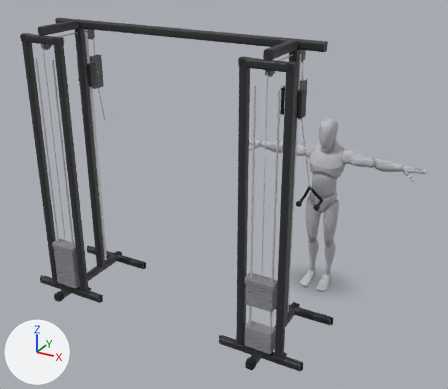
A saved change to the glTF model app/src/main/assets/mannequins/cable_crunch.glb.
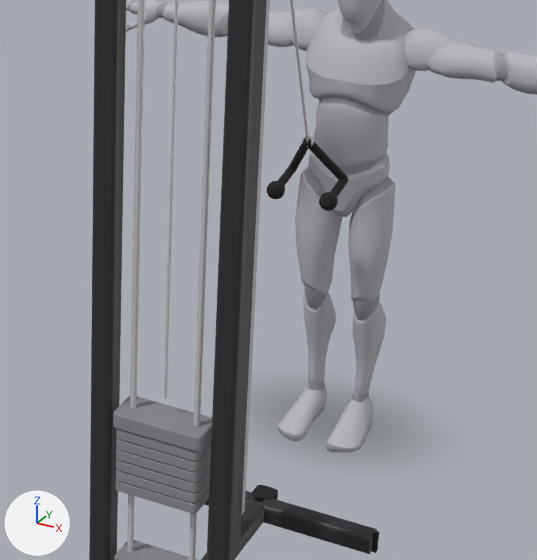
Each version appears first whole from a 50 mm camera at (1.91, -5.59, 3.58) aimed at (-0.77, -0.71, 1.14), and next in a close-up on the part from 46% to 86% of the width and 36% to 84% of the height. Arrows for +X, +Y and +Z are at lower left; the lights stay in place. The last two pictures show the newer version. Where no turn or scale is listed for an object, it has been applied to the vertices.

In view in the first close-up: 'body', 'body_1', 'cable_crossover_10', 'cable_crossover_11', 'cable_crossover_12', 'cable_crossover_13', 'cable_crossover_14', 'cable_crossover_2', 'cable_crossover_7', 'cable_crossover_8', 'cable_crossover_9', 'cable_crossover_l_10', 'cable_crossover_l_11', 'cable_crossover_l_13', 'cable_crossover_l_3', 'cable_crossover_l_31', 'cable_crossover_l_32', 'cable_crossover_l_33', 'cable_crossover_l_34', 'cable_crossover_l_36', 'cable_crossover_l_37', 'cable_crossover_l_41', 'cable_crossover_l_43', 'cable_crossover_l_9' and 5 more.
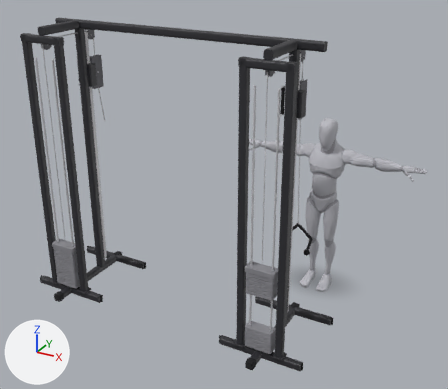
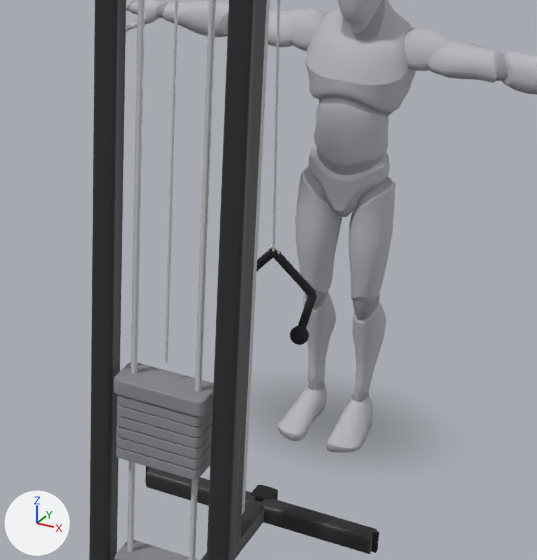
Patch to the scene script:
```diff
--- a/app/src/main/assets/mannequins/cable_crunch.glb.py
+++ b/app/src/main/assets/mannequins/cable_crunch.glb.py
@@ ob_cable_crossover_l_31 @@
 ob_cable_crossover_l_31.parent = ob_cable_crossover_l
-ob_cable_crossover_l_31.location = (0.0, 0.5, 0.556)
+ob_cable_crossover_l_31.location = (0.0, 0.5, 0.669)
@@ ob_cable_crossover_l_32 @@
 ob_cable_crossover_l_32.parent = ob_cable_crossover_l
-ob_cable_crossover_l_32.location = (0.0, 0.5, 0.591)
+ob_cable_crossover_l_32.location = (0.0, 0.5, 0.704)
@@ ob_cable_crossover_l_33 @@
 ob_cable_crossover_l_33.parent = ob_cable_crossover_l
-ob_cable_crossover_l_33.location = (0.0, 0.5, 0.626)
+ob_cable_crossover_l_33.location = (0.0, 0.5, 0.739)
@@ ob_cable_crossover_l_34 @@
 ob_cable_crossover_l_34.parent = ob_cable_crossover_l
-ob_cable_crossover_l_34.location = (0.0, 0.5, 0.661)
+ob_cable_crossover_l_34.location = (0.0, 0.5, 0.774)
@@ ob_cable_crossover_l_36 @@
 ob_cable_crossover_l_36.parent = ob_cable_crossover_l
-ob_cable_crossover_l_36.location = (0.0, 0.5, 0.731)
+ob_cable_crossover_l_36.location = (0.0, 0.5, 0.844)
@@ ob_cable_crossover_l_37 @@
 ob_cable_crossover_l_37.parent = ob_cable_crossover_l
-ob_cable_crossover_l_37.location = (0.0, 0.5, 0.775)
+ob_cable_crossover_l_37.location = (0.0, 0.5, 0.888)
@@ ob_cable_crossover_7 @@
 ob_cable_crossover_7 = bpy.data.objects.new('cable_crossover_7', me_mesh_32)
-ob_cable_crossover_7.location = (0.0, -0.427, 1.266)
+ob_cable_crossover_7.location = (0.0, -0.672, 0.981)
@@ ob_cable_crossover_8 @@
 ob_cable_crossover_8.parent = ob_cable_crossover
-ob_cable_crossover_8.location = (-0.0451, -0.37, 1.186)
-ob_cable_crossover_8.rotation_euler = (-2.517, -0.43, 1.188)  # degrees (-144, -25, 68)
+ob_cable_crossover_8.location = (-0.0599, -0.647, 0.909)
+ob_cable_crossover_8.rotation_euler = (0.331, -2.476, -0.901)  # degrees (19, -142, -52)
 ob_cable_crossover_8.scale = (1.0, 1.0, 0.216)
@@ ob_cable_crossover_9 @@
 ob_cable_crossover_9.parent = ob_cable_crossover
-ob_cable_crossover_9.location = (-0.0902, -0.367, 1.098)
-ob_cable_crossover_9.rotation_euler = (1.731, 0.0, 0.0)  # degrees (99, 0, 0)
+ob_cable_crossover_9.location = (-0.12, -0.662, 0.798)
+ob_cable_crossover_9.rotation_euler = (2.345, 0.0, 0.0)  # degrees (134, 0, 0)
 ob_cable_crossover_9.scale = (1.0, 1.0, 0.11)
@@ ob_cable_crossover_10 @@
 ob_cable_crossover_10.parent = ob_cable_crossover
-ob_cable_crossover_10.location = (-0.0902, -0.451, 1.084)
+ob_cable_crossover_10.location = (-0.12, -0.723, 0.739)
@@ ob_cable_crossover_11 @@
 ob_cable_crossover_11.parent = ob_cable_crossover
-ob_cable_crossover_11.location = (0.0451, -0.37, 1.186)
-ob_cable_crossover_11.rotation_euler = (-2.517, 0.43, -1.188)  # degrees (-144, 25, -68)
-ob_cable_crossover_11.scale = (1.0, 1.0, 0.216)
+ob_cable_crossover_11.location = (0.0599, -0.647, 0.909)
+ob_cable_crossover_11.rotation_euler = (0.331, 2.476, 0.901)  # degrees (19, 142, 52)
+ob_cable_crossover_11.scale = (1.0, 1.0, 0.194)
@@ ob_cable_crossover_12 @@
 ob_cable_crossover_12.parent = ob_cable_crossover
-ob_cable_crossover_12.location = (0.0902, -0.367, 1.098)
-ob_cable_crossover_12.rotation_euler = (1.731, 0.0, 0.0)  # degrees (99, 0, 0)
+ob_cable_crossover_12.location = (0.12, -0.662, 0.798)
+ob_cable_crossover_12.rotation_euler = (2.345, 0.0, 0.0)  # degrees (134, 0, 0)
 ob_cable_crossover_12.scale = (1.0, 1.0, 0.11)
@@ ob_cable_crossover_13 @@
 ob_cable_crossover_13.parent = ob_cable_crossover
-ob_cable_crossover_13.location = (0.0902, -0.451, 1.084)
+ob_cable_crossover_13.location = (0.12, -0.723, 0.739)
@@ ob_cable_crossover_14 @@
 ob_cable_crossover_14.parent = ob_cable_crossover
-ob_cable_crossover_14.location = (0.0, -0.594, 1.689)
-ob_cable_crossover_14.rotation_euler = (0.374, 0.0, 0.0)  # degrees (21, 0, 0)
-ob_cable_crossover_14.scale = (1.0, 1.0, 0.91)
+ob_cable_crossover_14.location = (0.0, -0.716, 1.547)
+ob_cable_crossover_14.rotation_euler = (0.0774, 0.0, 0.0)  # degrees (4.4, 0, 0)
+ob_cable_crossover_14.scale = (1.0, 1.0, 1.14)
```

What differs and where, as boxes [x1, y1, x2, y2] in the close-ups (537 x 560 px):
'cable_crossover_l_37', moved
    before: [113, 396, 212, 452]
    after: [114, 362, 214, 417]
'cable_crossover_l_34', moved
    before: [116, 449, 211, 482]
    after: [117, 415, 212, 448]
'cable_crossover_l_33', moved
    before: [116, 459, 210, 493]
    after: [117, 425, 212, 459]
'cable_crossover_l_32', moved
    before: [116, 469, 210, 503]
    after: [116, 436, 211, 469]
'cable_crossover_l_31', moved
    before: [116, 480, 209, 514]
    after: [116, 447, 211, 480]
'cable_crossover_l_36', moved
    before: [117, 429, 211, 461]
    after: [117, 395, 213, 427]
'cable_crossover_14', moved, turned, rescaled
    before: [290, 0, 309, 142]
    after: [272, 0, 280, 252]
'cable_crossover_11', moved, turned, rescaled
    before: [306, 139, 348, 180]
    after: [272, 249, 316, 296]
'cable_crossover_13', moved
    before: [319, 192, 338, 211]
    after: [290, 326, 309, 345]
'cable_crossover_12', moved, turned
    before: [330, 178, 348, 197]
    after: [298, 294, 317, 328]
'cable_crossover_8', moved, turned
    before: [289, 138, 308, 171]
    after: [257, 249, 273, 271]
'cable_crossover_10', moved (not visible afterwards)
    before: [267, 181, 285, 199]
'cable_crossover_9', moved, turned (not visible afterwards)
    before: [278, 167, 296, 186]
'cable_crossover_7', moved
    before: [302, 135, 314, 147]
    after: [268, 246, 280, 254]
